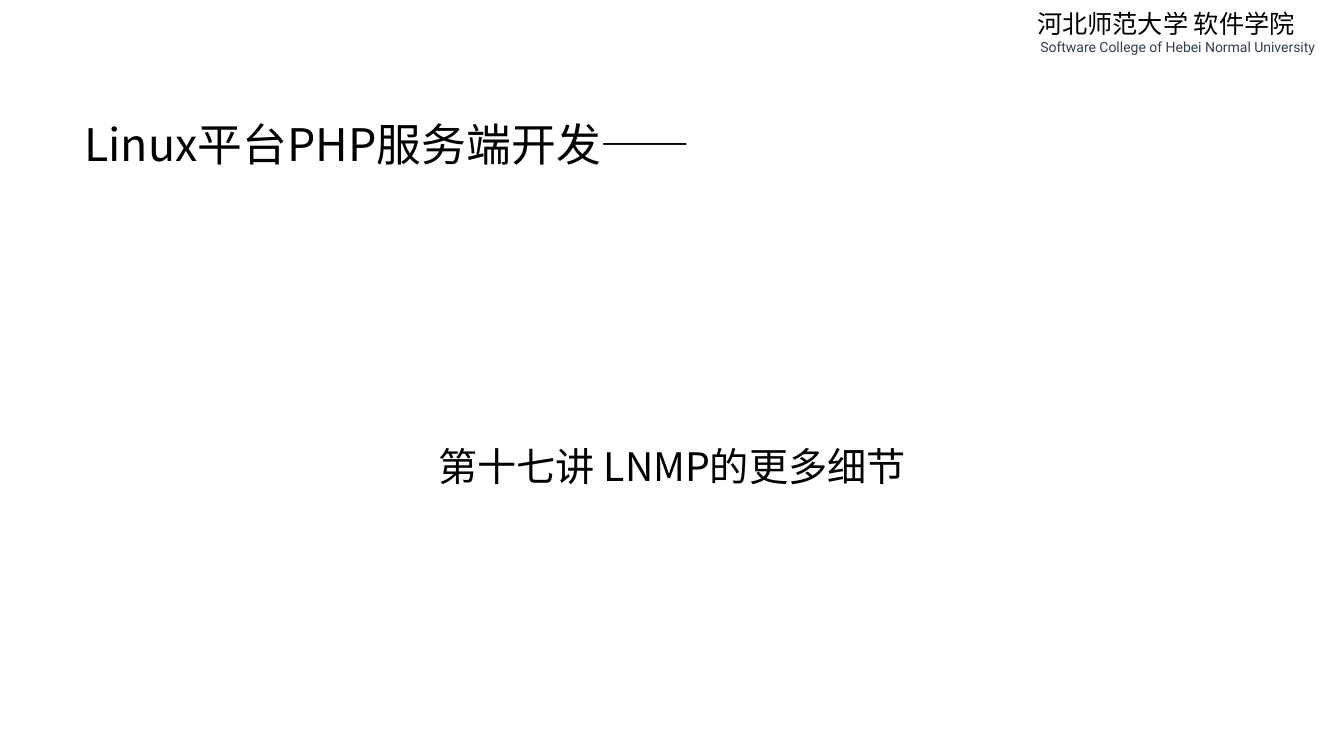
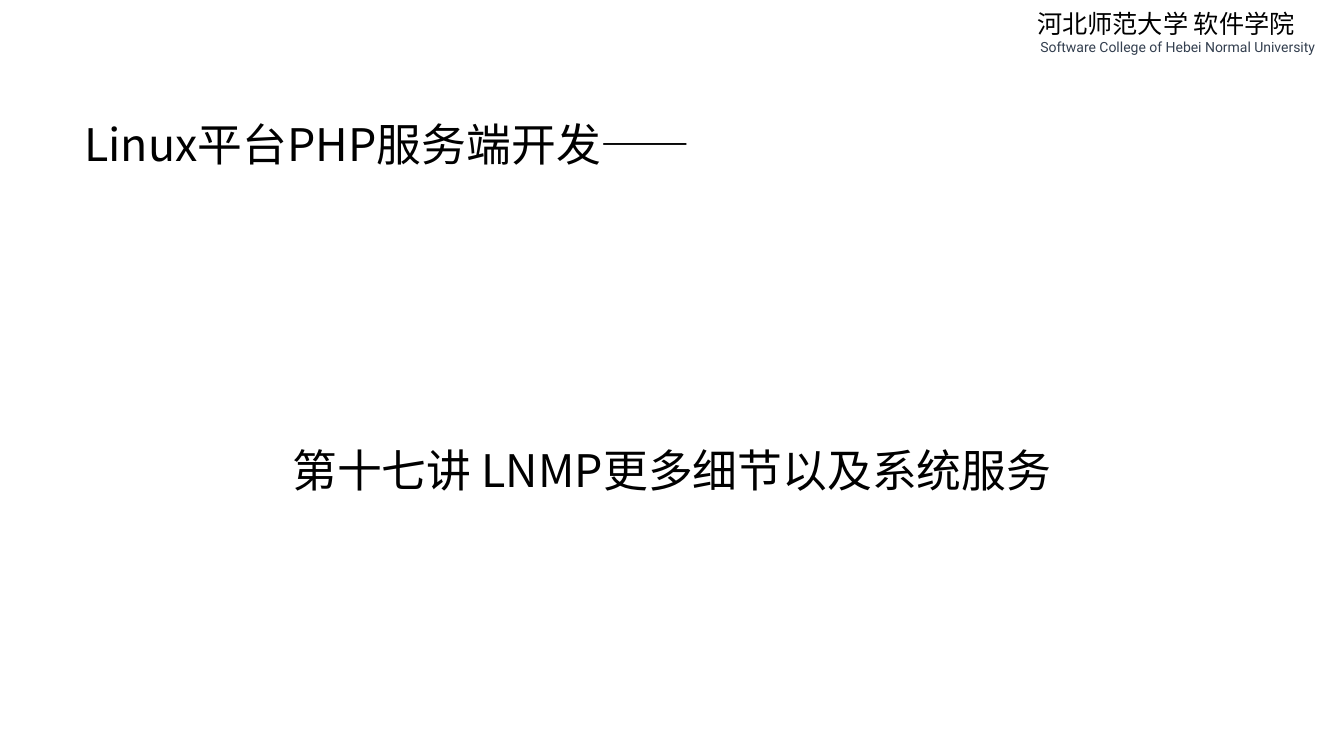
Before and after one commit to edu2act/course-php-serverside-development-on-linux, a slide deck: slide 1 of materials/slides/ch16-lnmp-more-detail-and-system-service.pptx. Drawn at 1344x756 pixels with LibreOffice and Linux fonts; fonts in the diff are those of the drawing. Boxes give left, top, right and bottom in pixels: in the first picture for what was removed or moved away, otherwise in the second. Text is boxed around its words. In the diff, an @@ line names an element or a change of style, - is before the commit and + after.

```diff
--- a/materials/slides/ch16-lnmp-more-detail-and-system-service.pptx
+++ b/materials/slides/ch16-lnmp-more-detail-and-system-service.pptx
@@ text at [292,449,1052,491]: text changed; size 28 to 32 pt @@
-第十七讲 LNMP的更多细节
+第十七讲 LNMP更多细节以及系统服务
```
Also in this commit, not shown: 1 other slide changed, 2 slides added, 3 other files.
